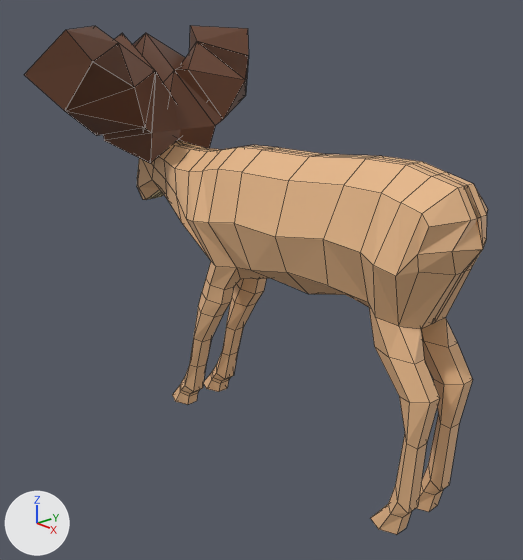
A saved change to the Blender file model 3D/ANIMAUX1.blend.
Rendered twice from a 50 mm camera at (3.85, -3.8, 2.99) aimed at (-0.09, -0.28, 1.11). The lights are fixed; the arrows at lower left show +X, +Y and +Z. The older version comes first. Mesh edges are drawn as thin lines.

The older version as bpy lines, for what is in view:
```python
me_plane = bpy.data.meshes.new('Plane')
me_plane.from_pydata(...)  # 232 vertices, 230 faces; spans x -2.81..5.93, y -1.74..4.69, z -0.03..0.63
# faces by material slot: [218, 12]
me_plane.materials.append(mat_peau)  # beige #e7b788
me_plane.materials.append(mat_material_001)  # beige #ffe9af
me_plane_001 = bpy.data.meshes.new('Plane.001')
me_plane_001.from_pydata(...)  # 10 vertices, 0 faces, 9 loose edges; spans x -0.535..0.13, y -0.145..0.241, z 0.0..0.999
me_plane_001.materials.append(mat_material_002)  # brown #643d27
ob_plane = bpy.data.objects.new('Plane', me_plane)
ob_plane.location = (0.634, -0.274, 1.692)
ob_plane.rotation_euler = (1.571, 0.0, 0.0)  # degrees (90, 0, 0)
ob_plane.scale = (-0.403, -0.403, -0.666)
_m = ob_plane.modifiers.new('Mirror', 'MIRROR')
_m.use_axis = (False, False, True)
_m.use_clip = True
ob_plane_001 = bpy.data.objects.new('Plane.001', me_plane_001)
ob_plane_001.location = (-1.373, -0.199, 2.034)
ob_plane_001.rotation_euler = (-0.519, 0.0, 0.0)  # degrees (-30, 0, 0)
_m = ob_plane_001.modifiers.new('Skin', 'SKIN')
_m = ob_plane_001.modifiers.new('Mirror', 'MIRROR')
_m.use_axis = (False, False, True)
_m.mirror_object = ob_plane
```
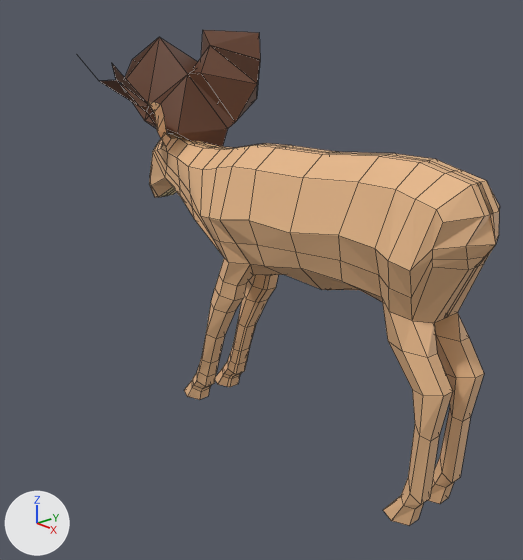
What changed in the scene script:
```text
Change me_plane:
    used by ob_plane; location = (0.634, -0.274, 1.692); rotation_euler = (1.571, 0.0, 0.0), in degrees (90, 0, 0); scale = (-0.403, -0.403, -0.666)
    remove me_plane.from_pydata(...)  # 232 vertices, 230 faces; spans x -2.81..5.93, y -1.74..4.69, z -0.03..0.63
    add me_plane.from_pydata(...)  # 557 vertices, 554 faces; spans x -2.81..5.93, y -1.74..4.69, z -0.63..0.63
    me_plane part 1: 7 vertices moved from x -2.14..3.42, y 0.22..3.52, z 0.19..0.62 to x -2.08..3.48, y 0.22..3.54, z 0.19..0.61; 2 vertices removed from x 3.23, y 3.65, z 0.19..0.34; 327 vertices added at x -2.7..5.93, y -1.74..4.69, z -0.63..0.61
Change me_plane_001:
    used by ob_plane_001; location = (-1.373, -0.199, 2.034); rotation_euler = (-0.519, 0.0, 0.0), in degrees (-30, 0, 0)
    remove me_plane_001.from_pydata(...)  # 10 vertices, 0 faces, 9 loose edges; spans x -0.535..0.13, y -0.145..0.241, z 0.0..0.999
    add me_plane_001.from_pydata(...)  # 20 vertices, 0 faces, 18 loose edges; spans x -0.535..0.13, y -1.109..0.241, z -0.075..0.999
    me_plane_001 part 2
    10 vertices are added at x -0.535..0.13, y -1.109..-0.131, z -0.075..0.384
    9 loose edges are added
Change ob_plane:
    ob_plane.location: (0.634, -0.274, 1.692) -> (0.634, -0.143, 1.692)
    remove _m = ob_plane.modifiers.new('Mirror', 'MIRROR')
    remove _m.use_axis = (False, False, True)
    remove _m.use_clip = True
Change ob_plane_001:
    ob_plane_001.location: (-1.373, -0.199, 2.034) -> (-1.373, -0.066, 1.998)
    remove _m = ob_plane_001.modifiers.new('Mirror', 'MIRROR')
    remove _m.use_axis = (False, False, True)
    remove _m.mirror_object = ob_plane
```

What differs and where, as boxes [x1, y1, x2, y2] in the pictures (523 x 560 px):
'Plane', reshaped, moved, modifiers changed
    before: [137, 128, 488, 534]
    after: [148, 102, 500, 526]
'Plane.001', reshaped, moved, modifiers changed
    before: [24, 26, 249, 164]
    after: [100, 30, 260, 146]
part 1 of me_plane, cut back
    before: [185, 169, 409, 499]
    after: [148, 102, 496, 526]
